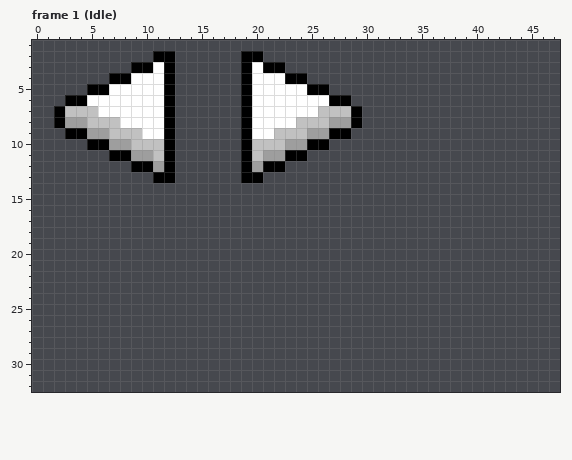
Two states of a pixel-art file, HAdventure2D/Assets/CharacterStudio/Base/Master.aseprite. The first picture shows the starting point.
48x48 pixels, 31 frames. Shown: frame 1 (Idle): x 0..47, y 1..32.
Once edited:
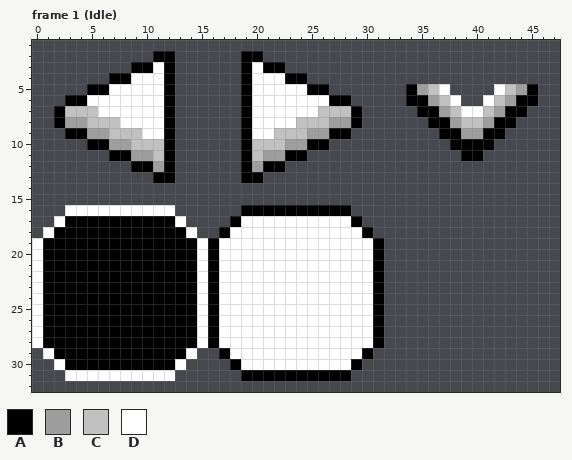
Palette (. is transparent): A #000000  B #9e9e9e  C #c1c1c1  D #ffffff
What changed:
--- frame 1 (Idle), layer "UIs_01"
@@ x 32..47 @@
  4 ................
- 5 ................
- 6 ................
- 7 ................
- 8 ................
- 9 ................
-10 ................
-11 ................
+ 5 ..ABCD....DCBA..
+ 6 ..AABCD..DCBAA..
+ 7 ...AABCDDCBAA...
+ 8 ....AABCCBAA....
+ 9 .....AABBAA.....
+10 ......AAAA......
+11 .......AA.......
 12 ................
@@ x 0..47 @@
 15 ................................................
-16 ................................................
-17 ................................................
-18 ................................................
-19 ................................................
-20 ................................................
-21 ................................................
-22 ................................................
-23 ................................................
-24 ................................................
-25 ................................................
-26 ................................................
-27 ................................................
-28 ................................................
-29 ................................................
-30 ................................................
-31 ................................................
+16 ...DDDDDDDDDD......AAAAAAAAAA...................
+17 ..DAAAAAAAAAAD....ADDDDDDDDDDA..................
+18 .DAAAAAAAAAAAAD..ADDDDDDDDDDDDA.................
+19 DAAAAAAAAAAAAAADADDDDDDDDDDDDDDA................
+20 DAAAAAAAAAAAAAADADDDDDDDDDDDDDDA................
+21 DAAAAAAAAAAAAAADADDDDDDDDDDDDDDA................
+22 DAAAAAAAAAAAAAADADDDDDDDDDDDDDDA................
+23 DAAAAAAAAAAAAAADADDDDDDDDDDDDDDA................
+24 DAAAAAAAAAAAAAADADDDDDDDDDDDDDDA................
+25 DAAAAAAAAAAAAAADADDDDDDDDDDDDDDA................
+26 DAAAAAAAAAAAAAADADDDDDDDDDDDDDDA................
+27 DAAAAAAAAAAAAAADADDDDDDDDDDDDDDA................
+28 DAAAAAAAAAAAAAADADDDDDDDDDDDDDDA................
+29 .DAAAAAAAAAAAAD..ADDDDDDDDDDDDA.................
+30 ..DAAAAAAAAAAD....ADDDDDDDDDDA..................
+31 ...DDDDDDDDDD......AAAAAAAAAA...................
 32 ................................................
Boxes around the changes in both pictures, in picture pixels (x1, y1, x2, y2):
added: (406, 84, 538, 161)
added: (32, 205, 384, 381)
